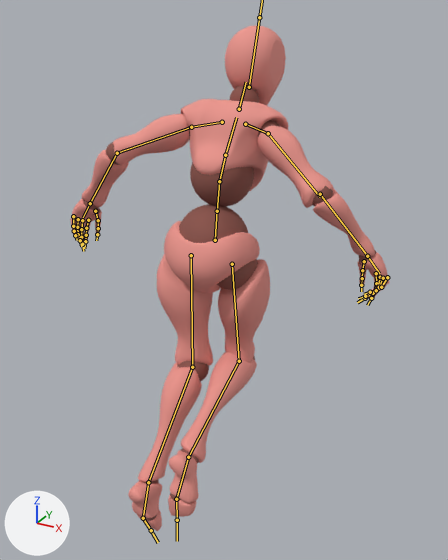
What one commit did to the FBX model Project SSD/Assets/Models/UnityChanSD/Animation/Q-Player@Floating Animation.fbx.
Camera for both pictures: a 50 mm camera at (1.004, -1.746, 1.876) aimed at (0.022, 0.039, 0.983). Every picture has the same lights, and +X, +Y and +Z are marked at lower left. Both versions are drawn at frame 97 of the action 'Armature|Fly'; the numbers are the values there. The bones that bend it are drawn over the model as lines.

Names of what the first picture shows: 'Beta_Joints', 'Beta_Surface'.
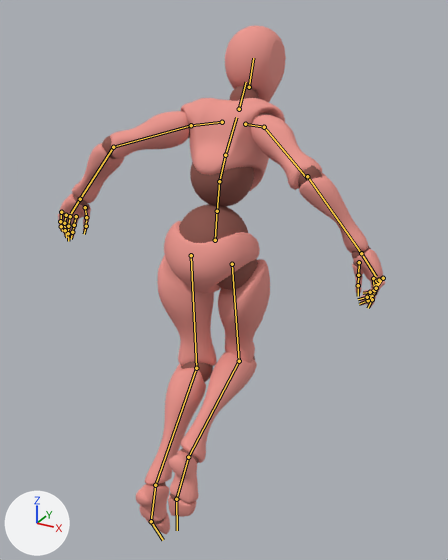
Pixel boxes (x1, y1, x2, y2) of what changed, in the pictures (448 x 560 px):
'Beta_Surface', posed: before (70, 26, 390, 531); after (58, 26, 385, 534)
'Beta_Joints', posed: before (71, 86, 387, 521); after (59, 86, 384, 524)
bone 'mixamorig:RightShoulder', root to tip: before (245, 124) to (268, 133); after (245, 124) to (264, 127)
bone 'mixamorig:LeftShoulder', root to tip: before (222, 122) to (191, 127); after (222, 122) to (191, 125)
bone 'mixamorig:LeftUpLeg', root to tip: before (191, 255) to (192, 367); after (191, 255) to (196, 368)

The edits, one by one:
Bone 'mixamorig:RightShoulder' (bone_mixamorig_rightshoulder) turns from (17, -3, -4) to (14, -18, 9) degrees about its own x, y and z.
Bone 'mixamorig:LeftShoulder' (bone_mixamorig_leftshoulder) turns from (19, 3, 4) to (18, 8, 1) degrees about its own x, y and z.
Bone 'mixamorig:LeftUpLeg' (bone_mixamorig_leftupleg) turns from (6, 6, -1) to (6, 6, -3) degrees about its own x, y and z.
